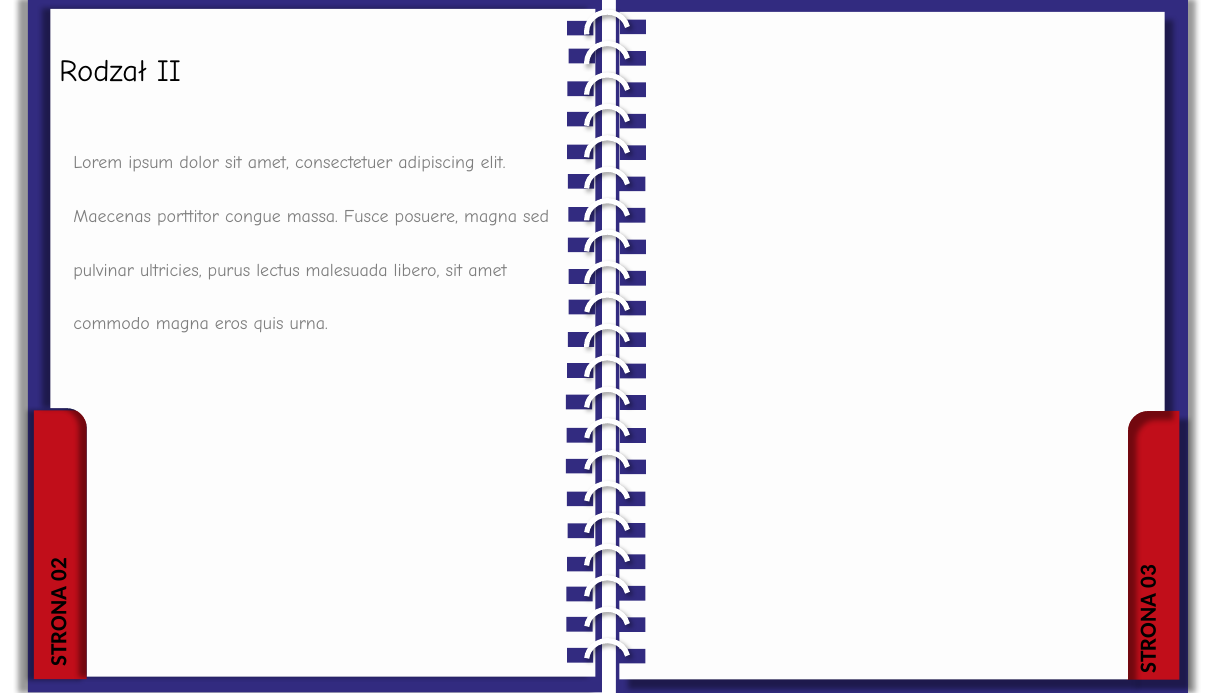
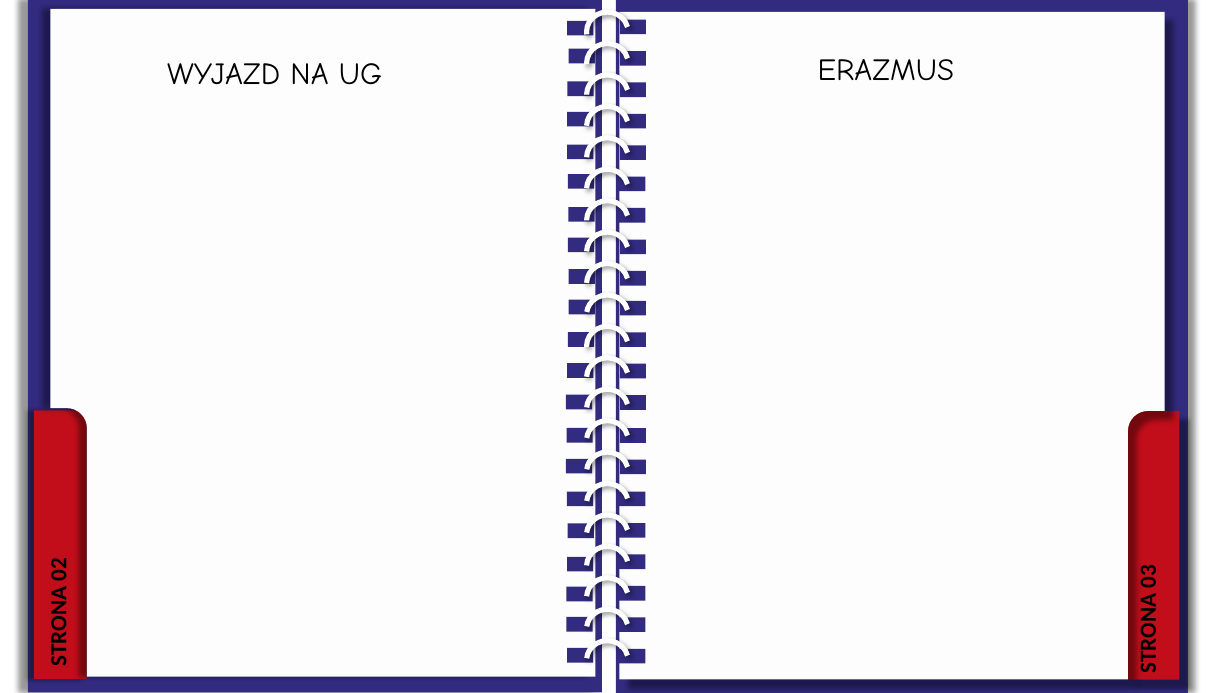
Before and after one commit to julkot1/slo, a slide deck: slide 3 of prez1.pptx. Drawn at 1232x693 pixels with LibreOffice and Linux fonts; fonts in the diff are those of the drawing. Boxes give left, top, right and bottom in pixels: in the first picture for what was removed or moved away, otherwise in the second. Text is boxed around its words. In the diff, an @@ line names an element or a change of style, - is before the commit and + after.

```diff
--- a/prez1.pptx
+++ b/prez1.pptx
@@ text added at (x1=818, y1=59, x2=955, y2=80), 24 pt, text #000000 @@
+ERAZMUS
@@ text at (x1=167, y1=63, x2=382, y2=85): text changed @@
-Rodzał II
+WYJAZD NA UG
@@ text removed at (x1=73, y1=156, x2=549, y2=333) @@
-Lorem ipsum dolor sit amet, consectetuer adipiscing elit. Maecenas porttitor congue massa. Fusce posuere, magna sed pulvinar ultricies, purus lectus malesuada libero, sit amet commodo magna eros quis urna.
```
Also in this commit, not shown: 2 other slides changed, 1 other file.
